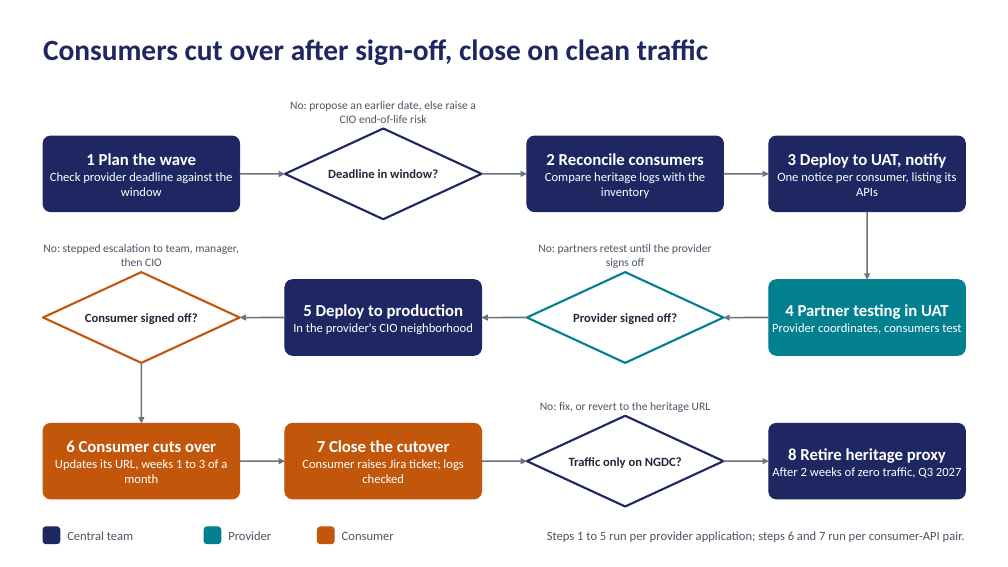
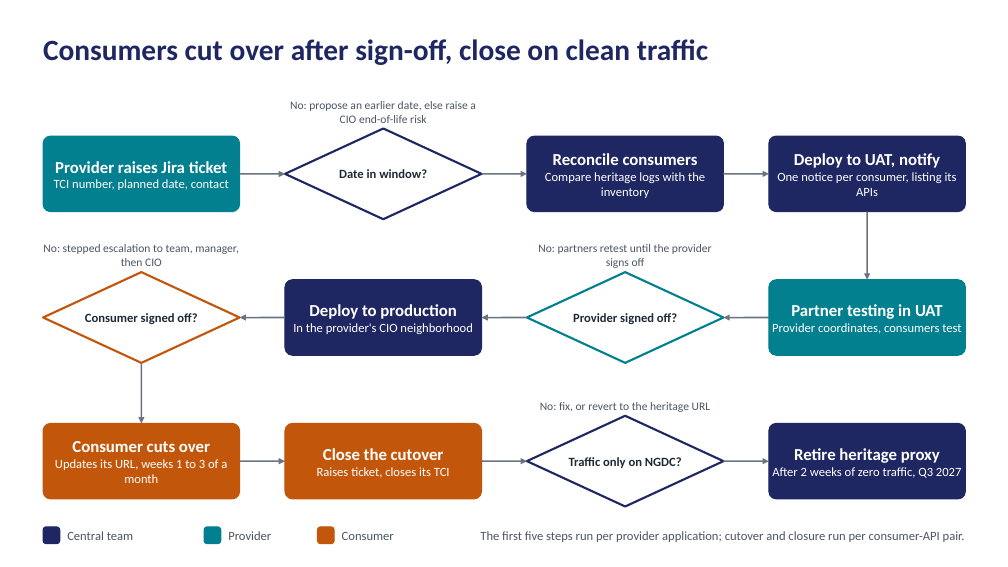
Before and after one commit to arunprasadlv/NGDC_Migration_DP2DP, a slide deck: slide 1 of NGDC Migration Workflow Diagram.pptx. Drawn at 1008x567 pixels with LibreOffice and Linux fonts; fonts in the diff are those of the drawing. Boxes give left, top, right and bottom in pixels: in the first picture for what was removed or moved away, otherwise in the second. Text is boxed around its words. In the diff, an @@ line names an element or a change of style, - is before the commit and + after.

```diff
--- a/NGDC Migration Workflow Diagram.pptx
+++ b/NGDC Migration Workflow Diagram.pptx
@@ rounded rectangle at (43, 136, 240, 212): fill #1E2761 to #028090; outline #1E2761 1 pt to #028090 1 pt @@
@@ text at (545, 172, 705, 198): text changed @@
-2 Reconcile consumers
+Reconcile consumers
@@ text at (54, 161, 229, 190): text changed @@
-1 Plan the wave
-Check provider deadline against the window
+Provider raises Jira ticket
+TCI number, planned date, contact
@@ text at (339, 169, 427, 178): text changed @@
-Deadline in window?
+Date in window?
@@ text at (794, 153, 940, 168): text changed @@
-3 Deploy to UAT, notify
+Deploy to UAT, notify
@@ text at (309, 304, 457, 319): text changed @@
-5 Deploy to production
+Deploy to production
@@ text at (791, 304, 943, 319): text changed @@
-4 Partner testing in UAT
+Partner testing in UAT
@@ text at (72, 441, 210, 452): text changed @@
-6 Consumer cuts over
+Consumer cuts over
@@ text at (317, 448, 450, 478): text changed @@
-7 Close the cutover
-Consumer raises Jira ticket; logs checked
+Close the cutover
+Raises ticket, closes its TCI
@@ text at (794, 448, 940, 463): text changed @@
-8 Retire heritage proxy
+Retire heritage proxy
@@ text at (480, 531, 965, 542): text changed @@
-Steps 1 to 5 run per provider application; steps 6 and 7 run per consumer-API pair.
+The first five steps run per provider application; cutover and closure run per consumer-API pair.
```
Also in this commit, not shown: 1 other file.
